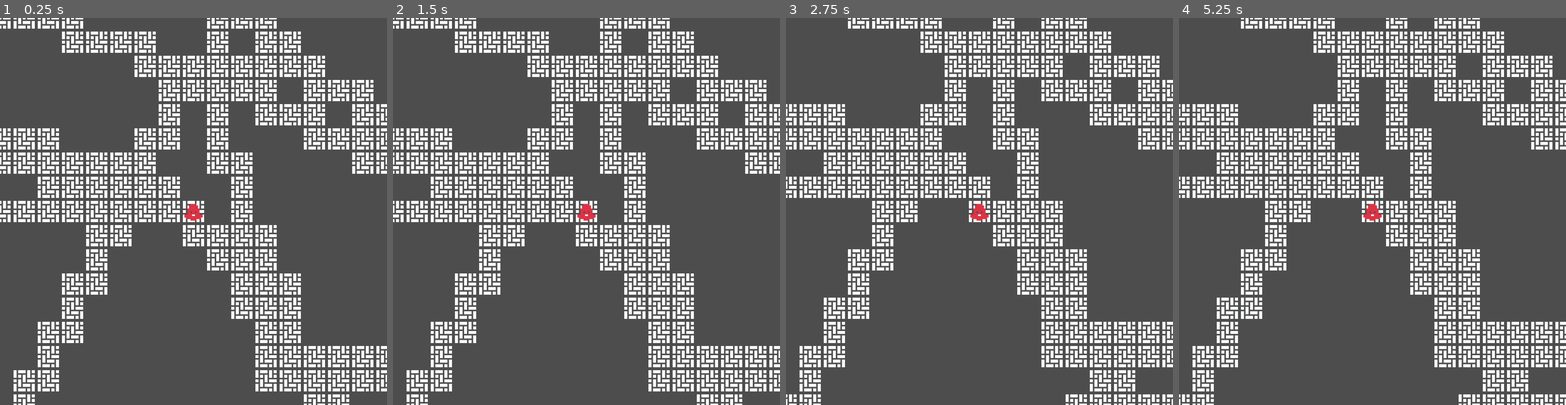
Above: before the commit, frames 1-4 (left to right).
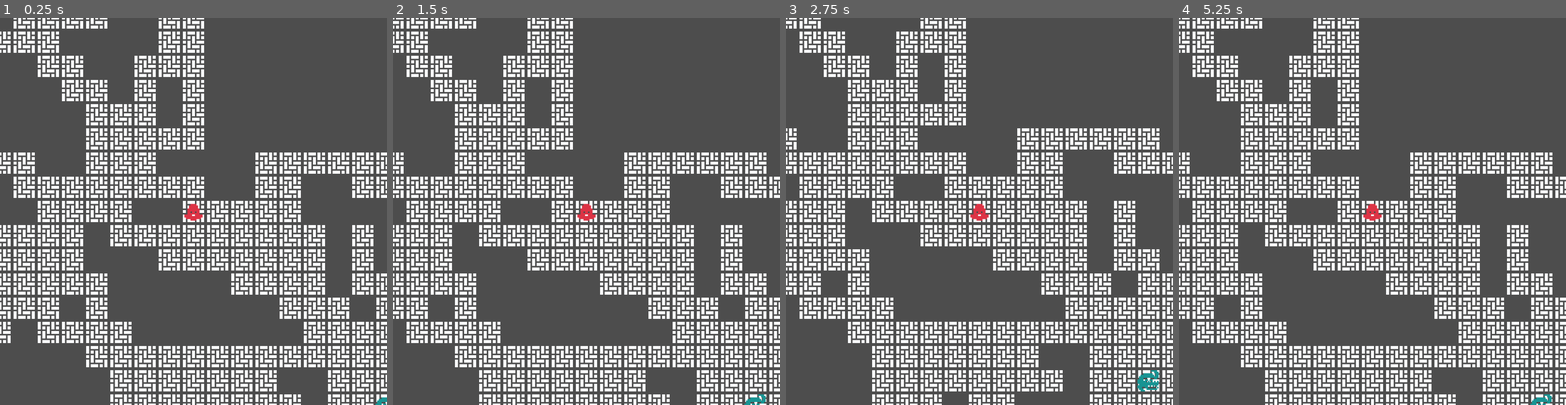
Above: after the commit, the same moments.

Repository: jimkang/throng
Game: Godot game, scene res://throng_root_node.tscn
Two runs of this game, one before a commit and one after it. Both use one fixed random seed, a clock stepped at 60 frames per second and the inputs below.
Inputs:
- Up to frame 1 (0.25 s): no input
- Up to frame 2 (1.5 s): tap Enter at 0.5 s; hold Right (ui_right) 0.53-1.28 s; tap Space at 1.25 s; hold Down (ui_down) from 1.28 s (still down)
- Up to frame 3 (2.75 s): tap Enter at 2 s; release Down (ui_down) at 2.03 s; hold Right (ui_right) from 2.03 s (still down)
- Up to frame 4 (5.25 s): tap Space at 2.75, 4.25 s; release Right (ui_right) at 2.78 s; hold Up (ui_up) 2.78-3.53 s; tap Enter at 3.5 s; hold Left (ui_left) 3.53-5.03 s; hold Down (ui_down) from 5.03 s (still down)

The runs differ from the first frame. In frame 1, 29% of the frame differs, in the area x 0-100%, y 0-100%; in frame 2, 26%; in frame 3, 26%; in frame 4, 26%.

Commit message:
Reduce map size for testing.

Diff:
--- a/throng_root_node.tscn
+++ b/throng_root_node.tscn
@@ -9,9 +9,9 @@
 
 [node name="throng_root_node" type="Node2D"]
 script = ExtResource("1_q6lao")
-map_dimensions = Vector2i(128, 128)
+map_dimensions = Vector2i(24, 32)
 map_gen_iteration_range = [4, 7]
-map_gen_branch_len_range = [2.0, 18.0]
+map_gen_branch_len_range = [2.0, 12.0]
 tile_size = 64
 Individual = ExtResource("2_pxdvf")
 
